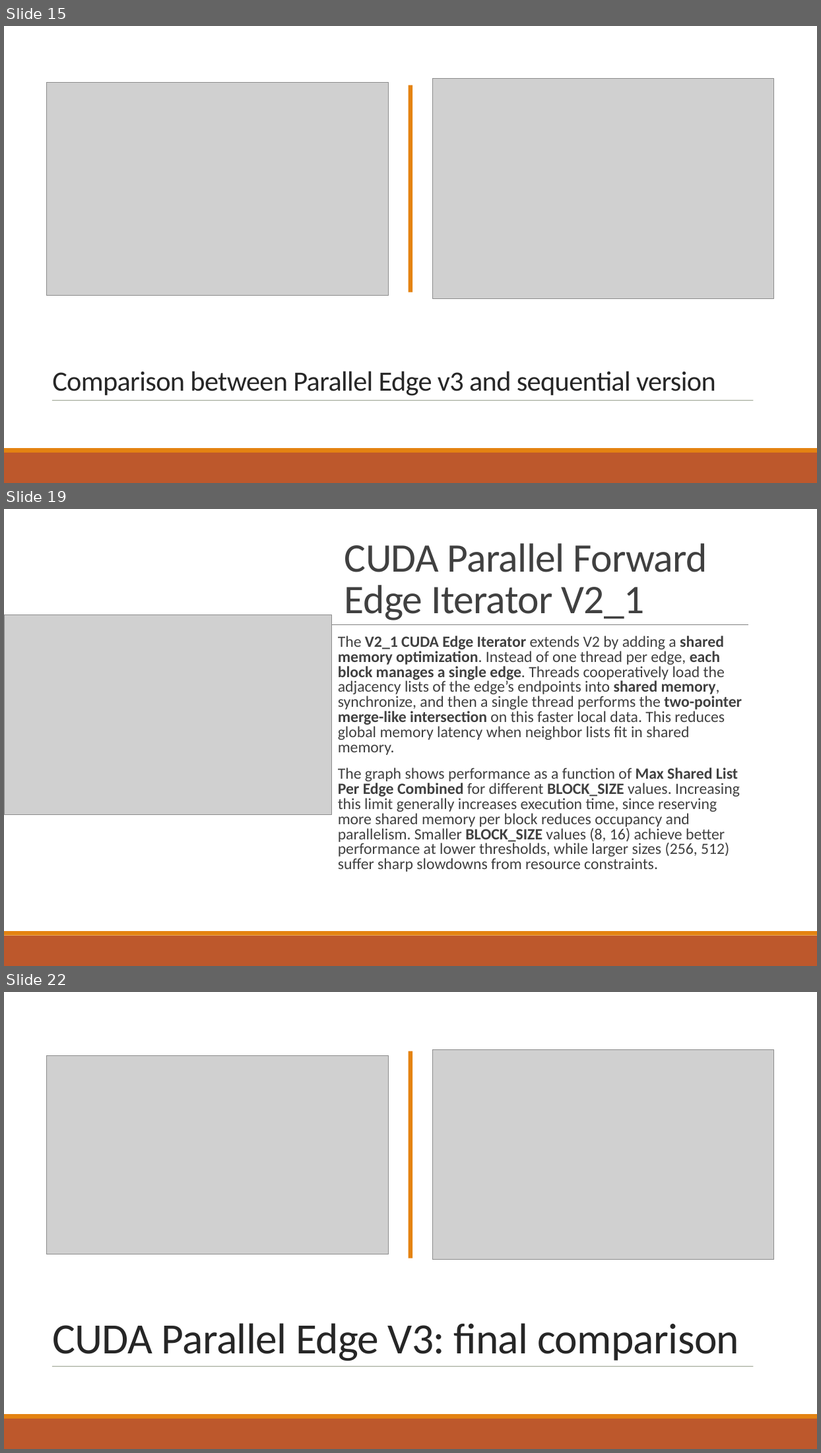
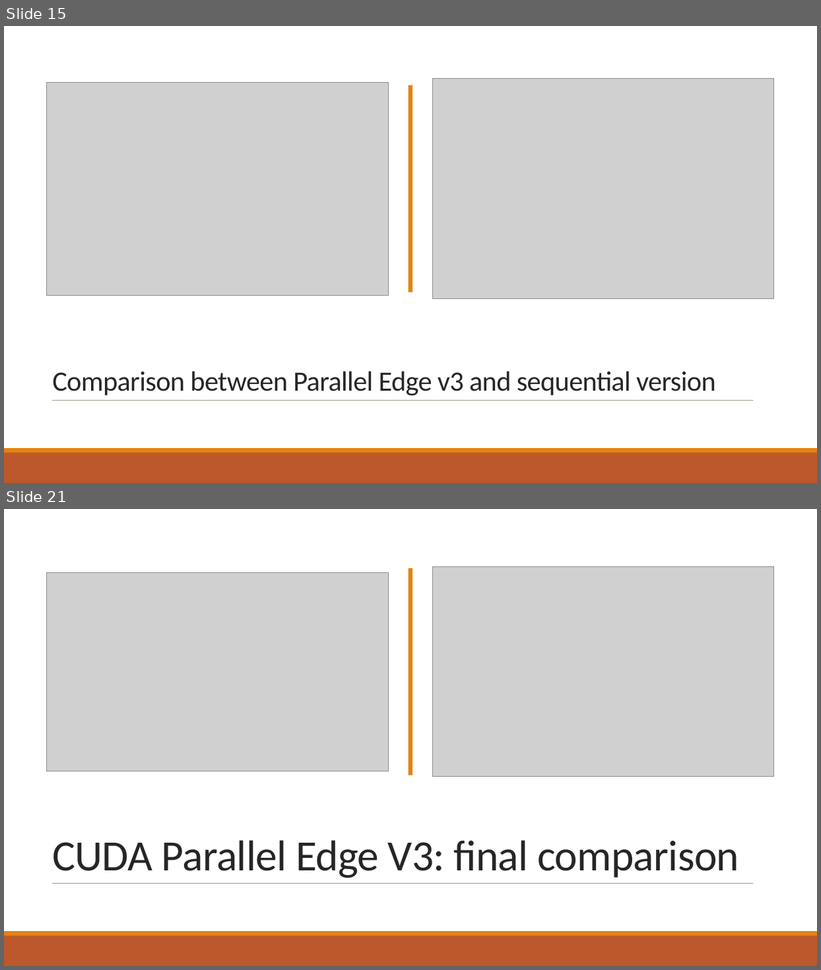
Before and after one commit to RiccardoRevalor/ParallelTriangleCounting, a slide deck: presentation.pptx. Shown one above the other, each under a label of ours: slides 15, 19 and 22 before the commit, slides 15 and 21 after it; the slides between them are not shown. The pictures are 821x1453 and 821x970 pixels, drawn with LibreOffice and Linux fonts; fonts in the diff are those of the drawing; grey boxes stand for pictures. Boxes give left, top, right and bottom in pixels: in the first picture for what was removed or moved away, otherwise in the second. Text is boxed around its words. In the diff, an @@ line names an element or a change of style, - is before the commit and + after.

```diff
--- a/presentation.pptx
+++ b/presentation.pptx
@@ slide 19 removed at <box>4,509,817,966</box>, background #FFFFFF @@
@@ title removed at <box>345,543,708,621</box> @@
-CUDA Parallel Forward Edge Iterator V2_1
@@ picture removed at <box>5,615,332,815</box> @@
@@ line removed from (84, 625) to (748, 625) @@
@@ text removed at <box>338,636,742,872</box> @@
-  The V2_1 CUDA Edge Iterator extends V2 by adding a shared memory optimization. Instead of one thread per edge, each block manages a single edge. Threads cooperatively load the adjacency lists of the edge’s endpoints into shared memory, synchronize, and then a single thread performs the two-pointer merge-like intersection on this faster local data. This reduces global memory latency when neighbor lists fit in shared memory.
-  The graph shows performance as a function of Max Shared List Per Edge Combined for different BLOCK_SIZE values. Increasing this limit generally increases execution time, since reserving more shared memory per block reduces occupancy and parallelism. Smaller BLOCK_SIZE values (8, 16) achieve better performance at lower thresholds, while larger sizes (256, 512) suffer sharp slowdowns from resource constraints.
@@ rectangle removed at <box>4,936,817,966</box> @@
@@ rectangle removed at <box>4,931,817,936</box> @@
@@ what was slide 22 is now slide 21 @@
```
Also in this commit, not shown: 7 slides changed, 1 slide added, 3 other slides removed, 1 other file.
